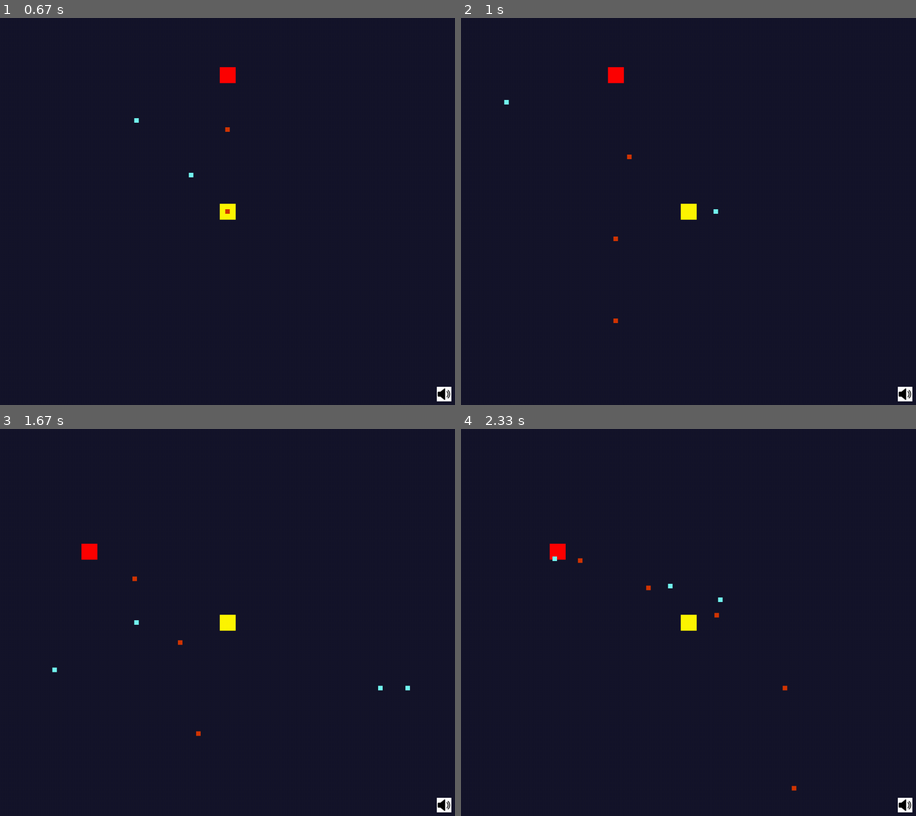
Above: before the commit, frames 1-4 (two rows, left to right).
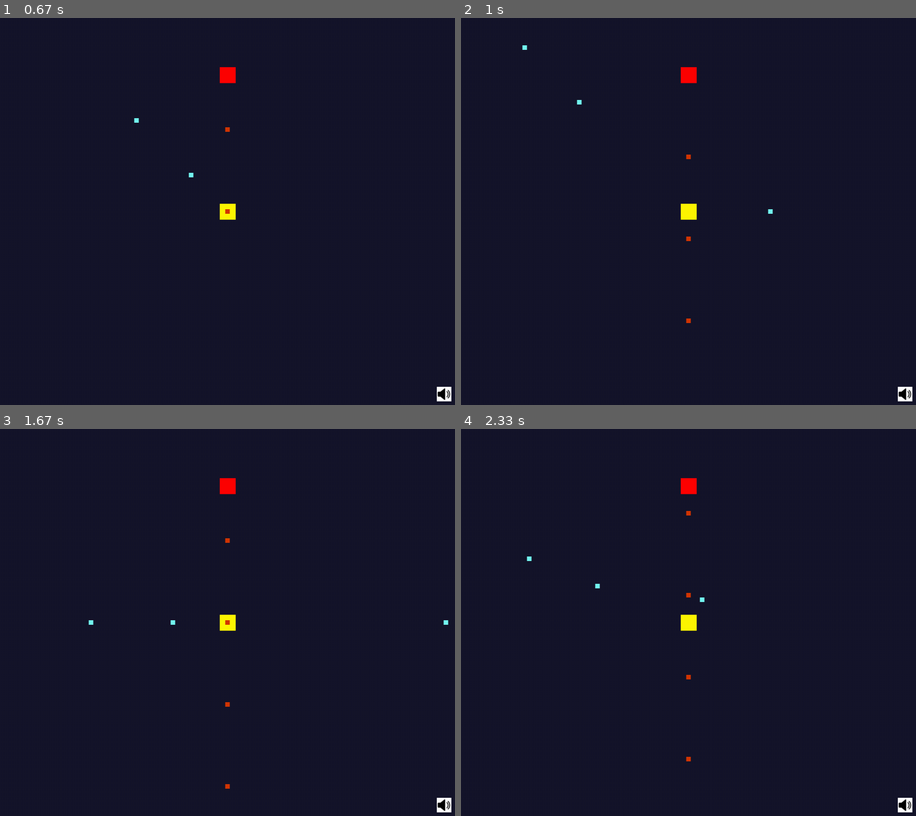
Above: after the commit, the same moments.

Repository: LuizBudeu/Pygame
Game: pygame game, started from BulletHell/main.py
Two runs of this game, one before a commit and one after it. Both use one fixed random seed, a clock stepped at 60 frames per second and the inputs below.
Inputs (mouse positions are in pixels of both pictures, inside the frame that each line leads up to):
- Up to frame 1 (0.67 s): tap Space at 0.33 s
- Up to frame 2 (1 s): hold D from 0.67 s (still down); move the mouse to (834, 199) at 0.7 s
- Up to frame 3 (1.67 s): release D at 1.13 s; hold W 1.17-1.47 s; move the mouse to (118, 626) at 1.2 s; hold D from 1.5 s (still down); move the mouse to (86, 564) at 1.53 s
- Up to frame 4 (2.33 s): release D at 1.97 s; hold A from 2 s (still down); move the mouse to (756, 487) at 2.03 s

Frame 1 is identical in both runs. In frame 2, 0.5% of the frame differs, in the area x 9-69%, y 7-79%; in frame 3, 0.5%; in frame 4, 0.5%, in the area x 14-74%, y 12-94%.

Commit message:
almost done

Diff:
--- a/BulletHell/camera.py
+++ b/BulletHell/camera.py
@@ -11,9 +11,20 @@
         self.offset.x = target.rect.centerx - WINDOW_SIZE[0] // 2
         self.offset.y = target.rect.centery - WINDOW_SIZE[1] // 2
 
-    def draw(self, entities):
+    def update(self, entity):
+        #self.center_target_position(entities[0])
+
+        """ offset_pos = entity.rect.topleft - self.offset
+        pygame.draw.rect(self.screen, entity.color, (offset_pos, entity.dimension)) """
+        new_pos = entity.rect.topleft - self.offset
+        """ entity.rect.x = new_pos[0]
+        entity.rect.y = new_pos[1] """
+
+        entity.rect = pygame.Rect(new_pos, entity.dimension)
+        #print(entity.rect.topleft)
+
+    def update_all(self, entities):
         self.center_target_position(entities[0])
 
         for entity in entities.values():
-            offset_pos = entity.rect.topleft - self.offset
-            pygame.draw.rect(self.screen, entity.color, (offset_pos, entity.dimension))
+            entity.rect.topleft = entity.rect.topleft - self.offset
--- a/BulletHell/game.py
+++ b/BulletHell/game.py
@@ -111,10 +111,12 @@
 
         for entity in self.entities.values():
             entity.update()
-            if show_hitboxes:
-                entity.show_hitbox(self.screen)
+            self.camera.center_target_position(self.player)
+            self.camera.update(entity)
+            entity.draw(self.screen)
 
-        self.camera.draw(self.entities)
+        #self.camera.update(self.entities)
+        #print(self.camera.offset)
 
         self.draw_ui()
 
--- a/BulletHell/player.py
+++ b/BulletHell/player.py
@@ -33,10 +33,8 @@
         mx, my = get_mouse_pos()
         offx = self.rect.centerx - WINDOW_SIZE[0] // 2
         offy = self.rect.centery - WINDOW_SIZE[1] // 2
-        mx, my = mx + offx, my + offy
-        print(f"mx: {mx}, my: {my}")
+        #mx, my = mx + offx, my + offy # TODO
         center = self.get_center_position()
-        print(center)
         angle = math.atan2(my - center[1], mx - center[0])
         return angle
 
